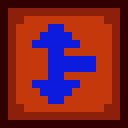
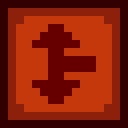
Layer changes from the first 128 × 128 image to the second:
painted on "Side" over [32, 24, 96, 104]
